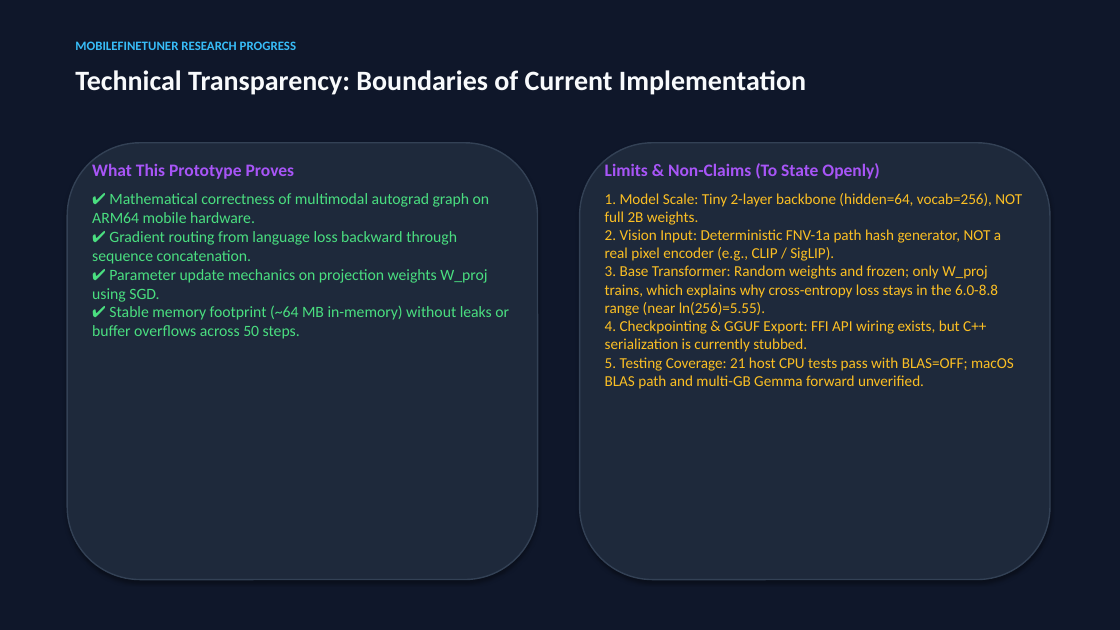
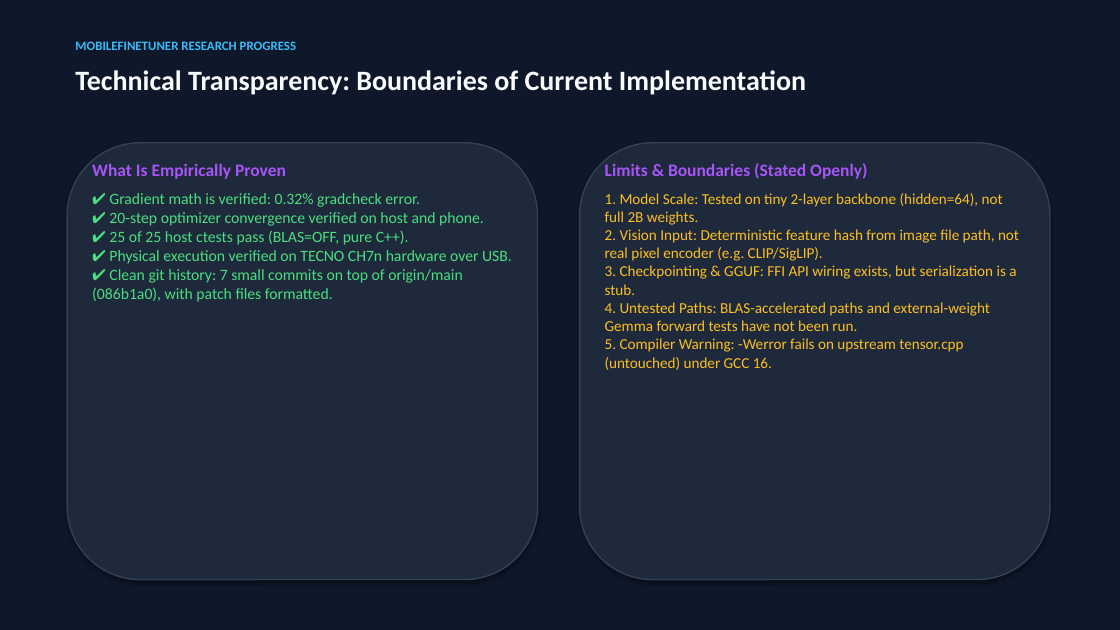
Before and after one commit to tanjirookamado602/multimodal-trainer-flutter, a slide deck: slide 7 of docs/MobileFineTuner_Multimodal_Meeting_Presentation.pptx. Drawn at 1120x630 pixels with LibreOffice and Linux fonts; fonts in the diff are those of the drawing. Boxes give left, top, right and bottom in pixels: in the first picture for what was removed or moved away, otherwise in the second. Text is boxed around its words. In the diff, an @@ line names an element or a change of style, - is before the commit and + after.

Commit message:
docs(presentation): update presentation deck with empirical on-device results, remove unverified claims

```diff
--- a/docs/MobileFineTuner_Multimodal_Meeting_Presentation.pptx
+++ b/docs/MobileFineTuner_Multimodal_Meeting_Presentation.pptx
@@ text at (x1=92, y1=163, x2=286, y2=179): text changed @@
-What This Prototype Proves
+What Is Empirically Proven
@@ text at (x1=605, y1=163, x2=867, y2=179): text changed @@
-Limits & Non-Claims (To State Openly)
+Limits & Boundaries (Stated Openly)
@@ text at (x1=92, y1=193, x2=512, y2=302): text changed @@
-✔ Mathematical correctness of multimodal autograd graph on ARM64 mobile hardware.
-✔ Gradient routing from language loss backward through sequence concatenation.
-✔ Parameter update mechanics on projection weights W_proj using SGD.
-✔ Stable memory footprint (~64 MB in-memory) without leaks or buffer overflows across 50 steps.
+✔ Gradient math is verified: 0.32% gradcheck error.
+✔ 20-step optimizer convergence verified on host and phone.
+✔ 25 of 25 host ctests pass (BLAS=OFF, pure C++).
+✔ Physical execution verified on TECNO CH7n hardware over USB.
+✔ Clean git history: 7 small commits on top of origin/main (086b1a0), with patch files formatted.
@@ text at (x1=605, y1=193, x2=1019, y2=370): text changed @@
-1. Model Scale: Tiny 2-layer backbone (hidden=64, vocab=256), NOT full 2B weights.
-2. Vision Input: Deterministic FNV-1a path hash generator, NOT a real pixel encoder (e.g., CLIP / SigLIP).
-3. Base Transformer: Random weights and frozen; only W_proj trains, which explains why cross-entropy loss stays in the 6.0-8.8 range (near ln(256)=5.55).
-4. Checkpointing & GGUF Export: FFI API wiring exists, but C++ serialization is currently stubbed.
-5. Testing Coverage: 21 host CPU tests pass with BLAS=OFF; macOS BLAS path and multi-GB Gemma forward unverified.
+1. Model Scale: Tested on tiny 2-layer backbone (hidden=64), not full 2B weights.
+2. Vision Input: Deterministic feature hash from image file path, not real pixel encoder (e.g. CLIP/SigLIP).
+3. Checkpointing & GGUF: FFI API wiring exists, but serialization is a stub.
+4. Untested Paths: BLAS-accelerated paths and external-weight Gemma forward tests have not been run.
+5. Compiler Warning: -Werror fails on upstream tensor.cpp (untouched) under GCC 16.
```
Also in this commit, not shown: 7 other slides changed.
